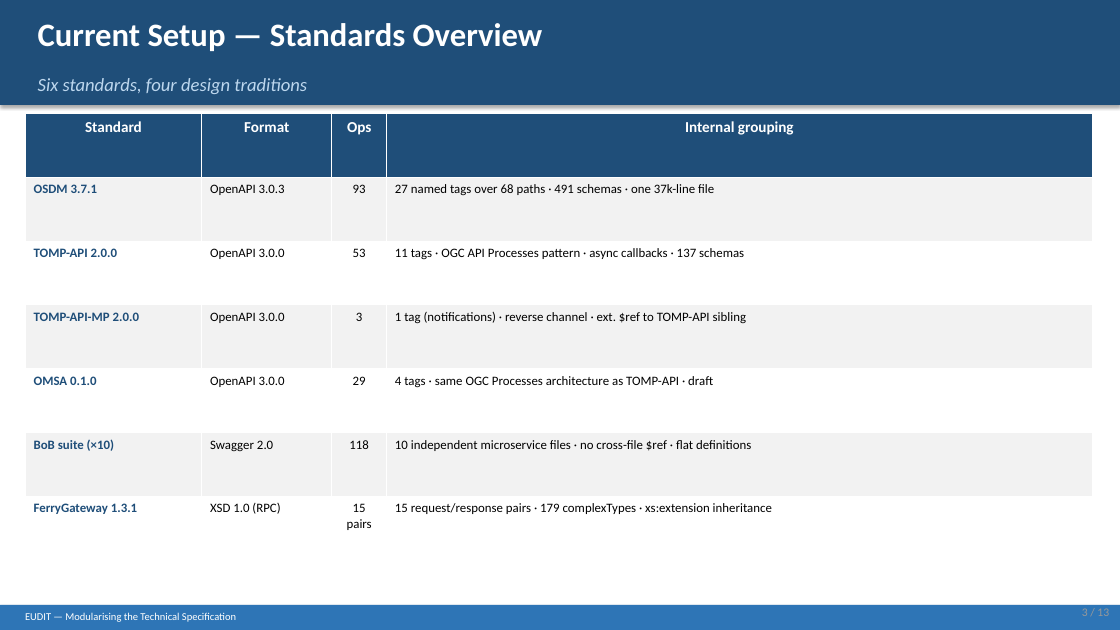
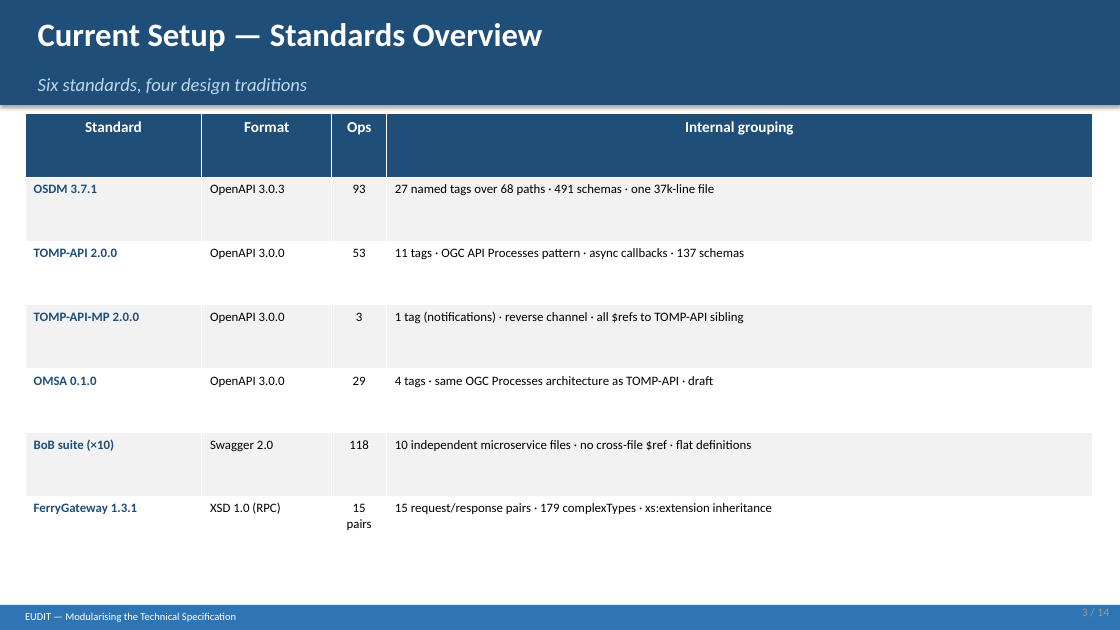
Before and after one commit to TransmodelEcosystem/EUDIT, a slide deck: slide 3 of wiki/modularization/modularization-options.pptx. Drawn at 1120x630 pixels with LibreOffice and Linux fonts; fonts in the diff are those of the drawing. Boxes give left, top, right and bottom in pixels: in the first picture for what was removed or moved away, otherwise in the second. Text is boxed around its words. In the diff, an @@ line names an element or a change of style, - is before the commit and + after.

```diff
--- a/wiki/modularization/modularization-options.pptx
+++ b/wiki/modularization/modularization-options.pptx
@@ table at [25, 113, 1092, 560] @@
-row 4, column 4: 1 tag (notifications) · reverse channel · ext. $ref to TOMP-API sibling
+row 4, column 4: 1 tag (notifications) · reverse channel · all $refs to TOMP-API sibling
@@ text at [1082, 608, 1109, 616]: text changed @@
-3 / 13
+3 / 14
```
Also in this commit, not shown: 12 other slides changed, 1 slide added.
